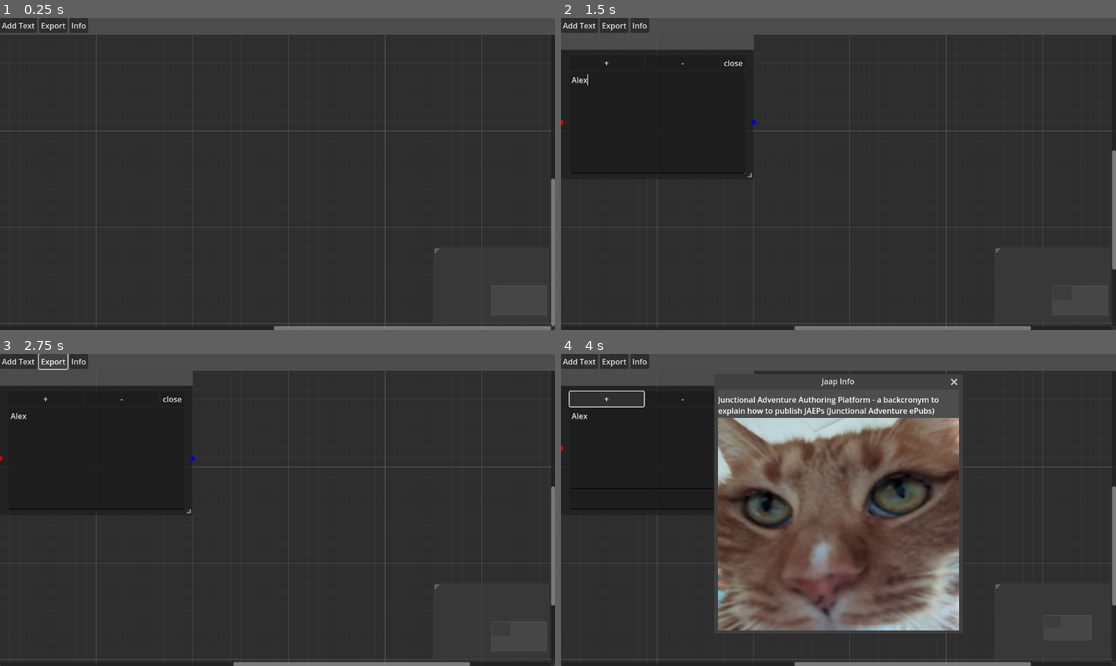
Above: before the commit, frames 1-4 (two rows, left to right).
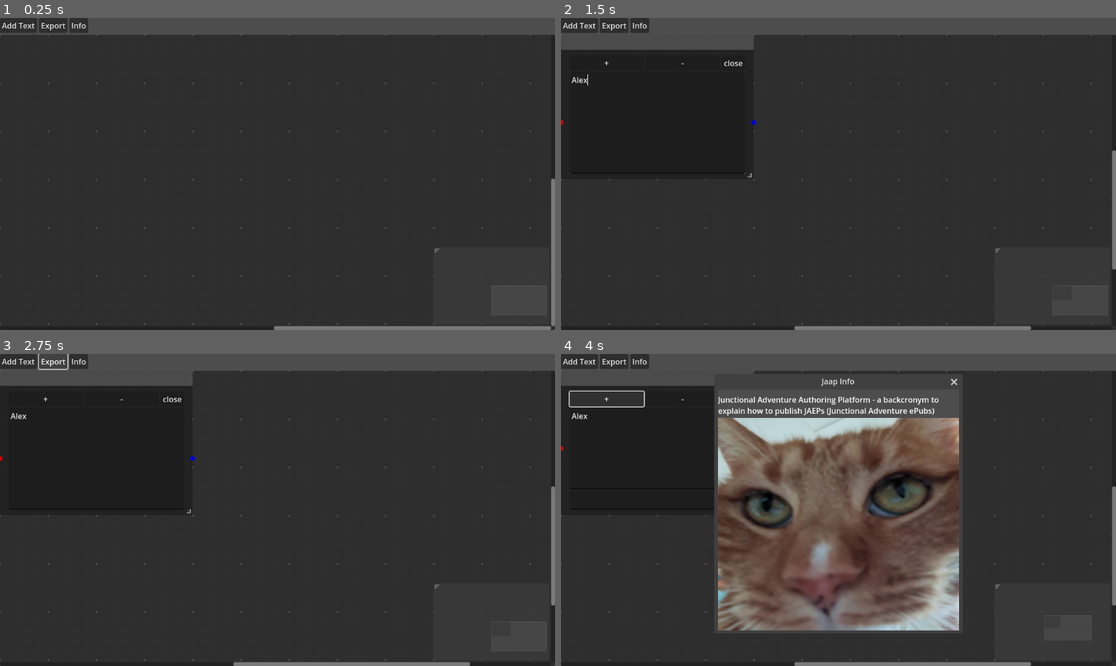
Above: after the commit, the same moments.

Repository: Winzum/JAAP
Game: Godot game, scene res://Main.tscn
Two runs of this game, one before a commit and one after it. Both use one fixed random seed, a clock stepped at 60 frames per second and the inputs below.
Inputs (mouse positions are in pixels of both pictures, inside the frame that each line leads up to):
- Up to frame 1 (0.25 s): no input
- Up to frame 2 (1.5 s): click "Add Text" at 0.5 s; click (655, 120) at 1.27 s; type "Alex" at 1.35 s
- Up to frame 3 (2.75 s): click "Export" at 2 s
- Up to frame 4 (4 s): click "Info" at 2.75 s; click "+" at 3.5 s

The runs differ from the first frame. In frame 1, 0.7% of the frame differs, in the area x 0-100%, y 5-99%; in frame 2, 0.6%; in frame 3, 0.6%; in frame 4, 0.4%.

Commit message:
rename, remove connections and prevent connecting to self

Diff:
--- a/Main.tscn
+++ b/Main.tscn
@@ -40,9 +40,12 @@
 [node name="GraphEdit" type="GraphEdit" parent="VBoxContainer"]
 layout_mode = 2
 size_flags_vertical = 3
+grid_pattern = 1
+right_disconnects = true
 show_menu = false
 
 [connection signal="pressed" from="VBoxContainer/HBoxContainer/AddText" to="." method="_on_add_text_pressed"]
 [connection signal="pressed" from="VBoxContainer/HBoxContainer/Export" to="." method="_on_export_pressed"]
 [connection signal="pressed" from="VBoxContainer/HBoxContainer/Info" to="." method="_on_info_pressed"]
 [connection signal="connection_request" from="VBoxContainer/GraphEdit" to="." method="_on_graph_edit_connection_request"]
+[connection signal="disconnection_request" from="VBoxContainer/GraphEdit" to="." method="_on_graph_edit_disconnection_request"]
--- a/main.gd
+++ b/main.gd
@@ -5,8 +5,8 @@
 @onready var graph_edit = $VBoxContainer/GraphEdit
 
 func _on_add_text_pressed() -> void:
-	var node = text_node.instantiate()
-	graph_edit.add_child(node)
+	var new_node = text_node.instantiate()
+	graph_edit.add_child(new_node)
 
 func _on_info_pressed() -> void:
 	var JaapInfo = JaapInfoScene.instantiate()
@@ -15,7 +15,11 @@
 	JaapInfo.show()
 
 func _on_graph_edit_connection_request(from_node: StringName, from_port: int, to_node: StringName, to_port: int) -> void:
-	graph_edit.connect_node(from_node, from_port, to_node, to_port)
+	if from_node != to_node:
+		graph_edit.connect_node(from_node, from_port, to_node, to_port)
+
+func _on_graph_edit_disconnection_request(from_node: StringName, from_port: int, to_node: StringName, to_port: int) -> void:
+	graph_edit.disconnect_node(from_node, from_port, to_node, to_port)
 
 func _on_export_pressed() -> void:
 	var source_node = get_origin_node(graph_edit.connections)
--- a/screens/text_graph_node.gd
+++ b/screens/text_graph_node.gd
@@ -1,5 +1,4 @@
 extends GraphNode
-
 @onready var graph_edit = get_parent()
 
 func _ready() -> void:
@@ -43,5 +42,4 @@
 
 func _on_rename_text_submitted(new_text: String) -> void:
 	title = new_text
-	name = new_text
 	$PopupRename.hide()
